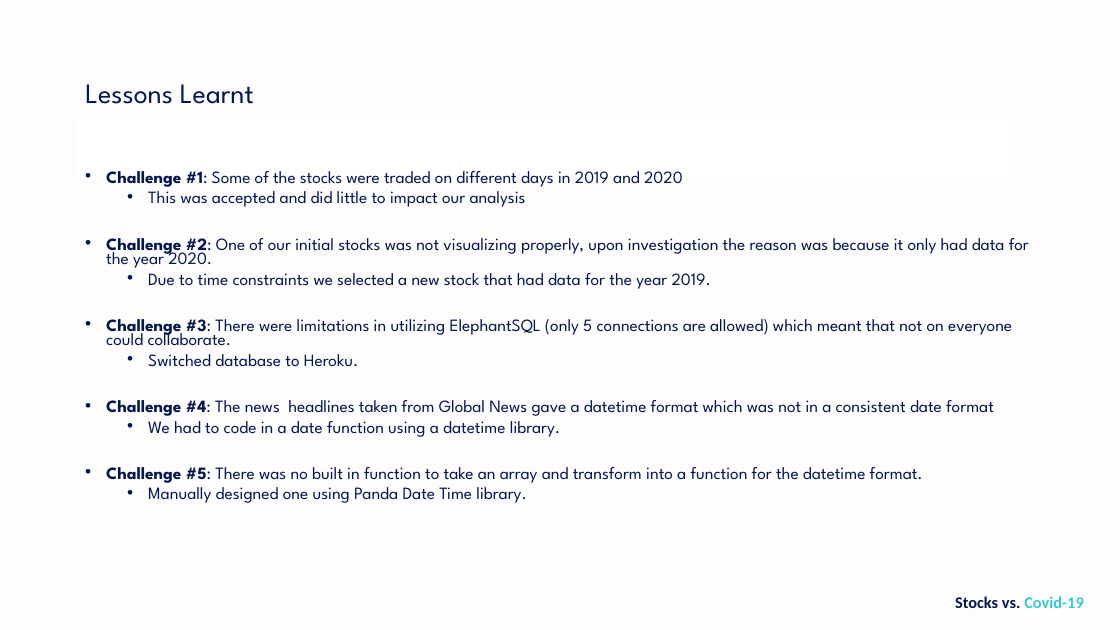
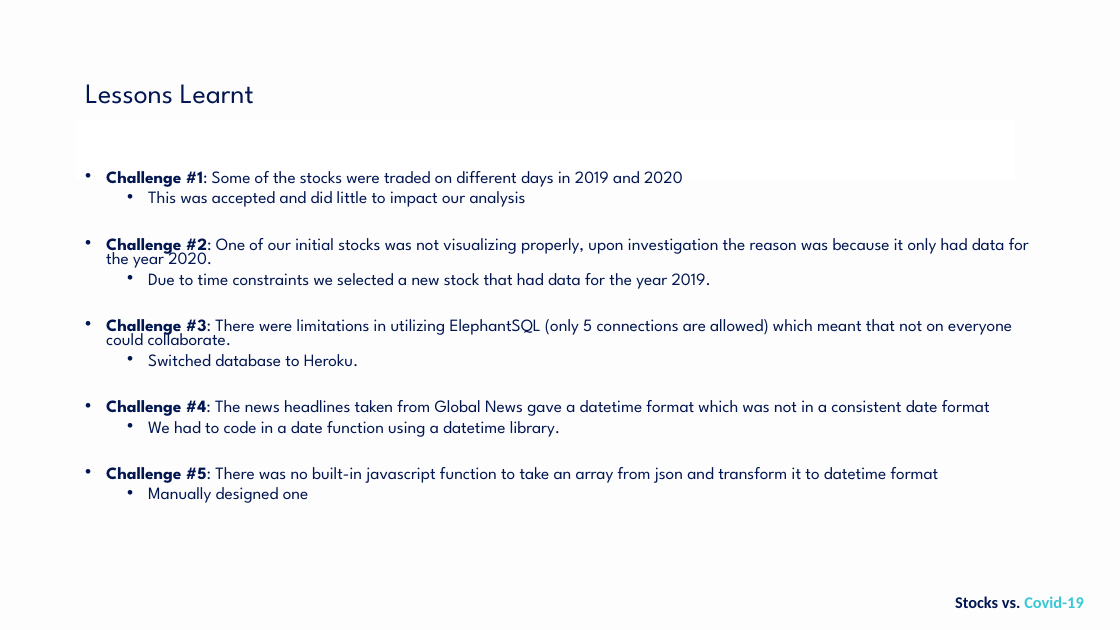
Before and after one commit to NikitaCase/stocks-vs-covid, a slide deck: slide 19 of stocksvscovid/Project 3 V1.pptx. Drawn at 1120x630 pixels with LibreOffice and Linux fonts; fonts in the diff are those of the drawing; background and template pictures are left out. Boxes give left, top, right and bottom in pixels: in the first picture for what was removed or moved away, otherwise in the second. Text is boxed around its words. In the diff, an @@ line names an element or a change of style, - is before the commit and + after.

```diff
--- a/stocksvscovid/Project 3 V1.pptx
+++ b/stocksvscovid/Project 3 V1.pptx
@@ text at box(106, 467, 939, 503): text changed @@
-• Challenge #5: There was no built in function to take an array and transform into a function for the datetime format.
-  • Manually designed one using Panda Date Time library.
+• Challenge #5: There was no built-in javascript function to take an array from json and transform it to datetime format
+  • Manually designed one
```
Also in this commit, not shown: 8 other slides changed.
